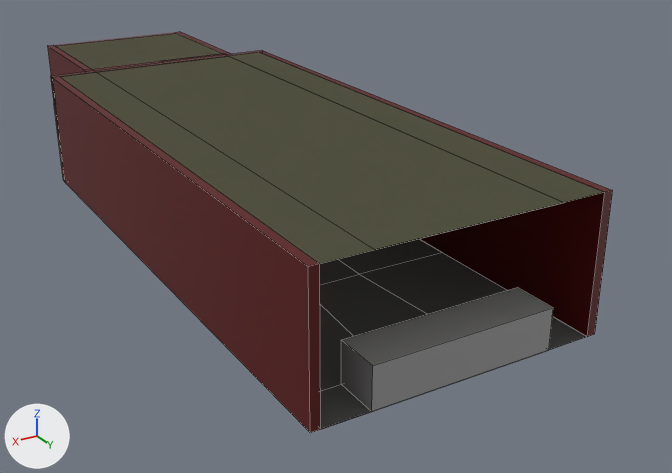
An edit to the Blender file Assets/ship.blend, drawn before and after from the same camera.
Camera for both pictures: a 50 mm camera at (9.4, 18.15, 8.96) aimed at (-1.84, -0.59, -0.41). The axes (+X, +Y, +Z) are drawn at lower left. The lights are the same throughout. The older version comes first. Mesh edges are drawn as thin lines on the coarser meshes.

Names of what the first picture shows: 'Celing1-col', 'ControlPanel-col', 'Floor-col', 'Wall-col', 'Wall1-col', 'Wall8-col' and 4 more.
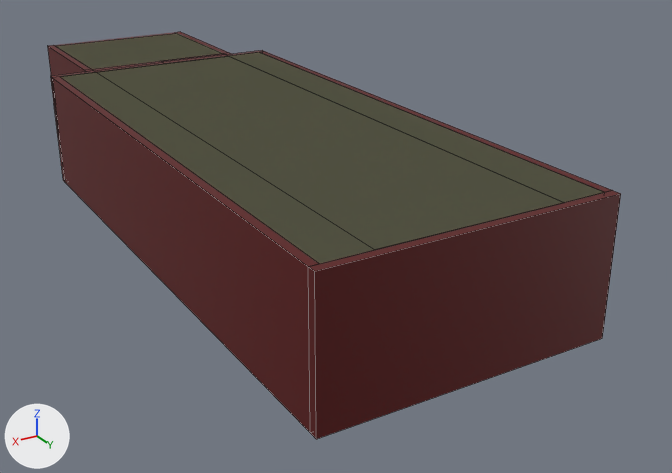
Changed parts and their boxes (x1, y1, x2, y2) in the pictures (672 x 473 px):
'Wall2-col', shown (brown)
    after: (308, 190, 621, 439)
'Wall-col', unchanged, covered by the edit
    before: (260, 52, 613, 337)
    after: (260, 52, 612, 192)
'ControlPanel-col', unchanged, covered by the edit
    before: (341, 288, 553, 411)
'Floor-col', unchanged, covered by the edit
    before: (320, 239, 587, 429)

The edits, one by one:
Object 'Wall2-col' (ob_wall2_col) is now shown.
